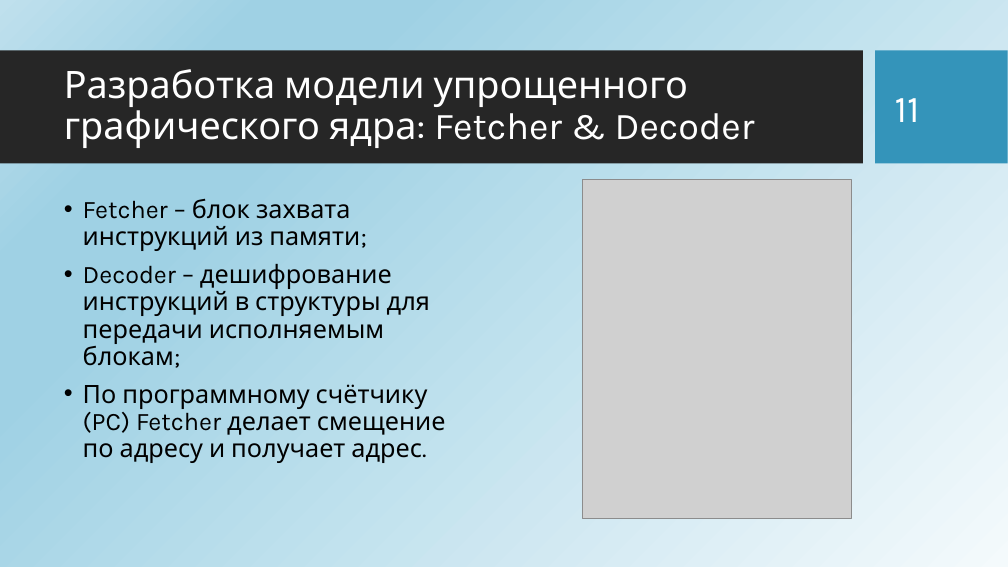
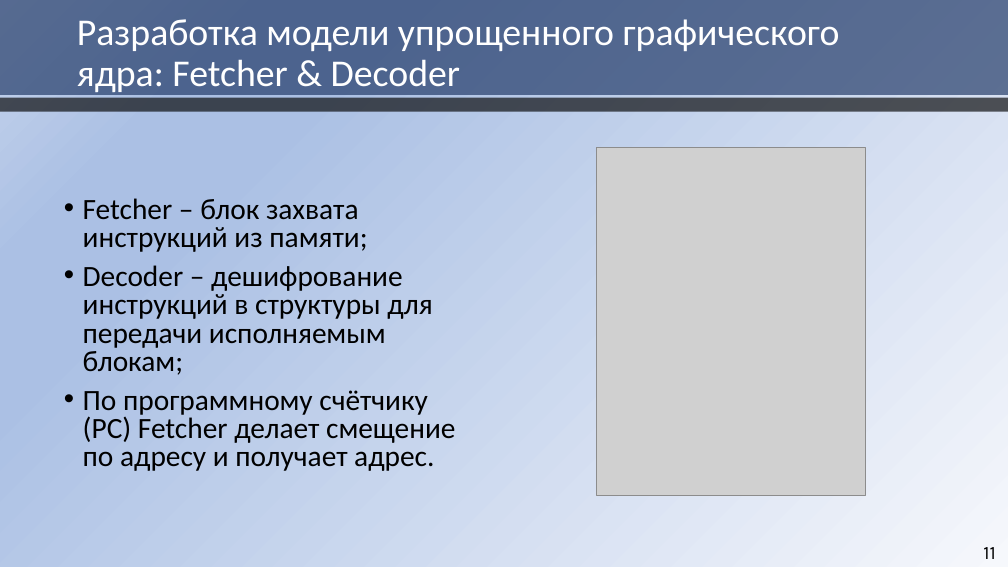
Before and after one commit to HaMeNopeDiot/hardware_gpu, a slide deck: slide 11 of docs/starukhin_dissertation/magister_pres.pptx. Drawn at 1008x567 pixels with LibreOffice and Linux fonts; fonts in the diff are those of the drawing; grey boxes stand for pictures; background and template pictures are left out. Boxes give left, top, right and bottom in pixels: in the first picture for what was removed or moved away, otherwise in the second. Text is boxed around its words. In the diff, an @@ line names an element or a change of style, - is before the commit and + after.

```diff
--- a/docs/starukhin_dissertation/magister_pres.pptx
+++ b/docs/starukhin_dissertation/magister_pres.pptx
@@ background picture (left out) to gradient #F6F8FC to #ABC0E4 to #C7D5ED @@
@@ rectangle added at [0, 0, 1008, 95], fill #1A3260 at 65% opacity @@
@@ title "Разработка модели упрощенного графического ядра: ...": place and size @@
-title "Разработка модели упрощенного графического ядра: ..." at [64, 69, 755, 148]
+title "Разработка модели упрощенного графического ядра: ..." at [77, 19, 840, 96]
@@ title "Разработка модели упрощенного графического ядра: ..." at [77, 19, 840, 96]: font Karla to Calibri @@
@@ rectangle removed at [0, 51, 863, 164] @@
@@ rectangle removed at [876, 51, 1008, 164] @@
@@ rectangle added at [0, 98, 1008, 111], fill #000000 at 65% opacity @@
@@ picture: place and size @@
-picture at [583, 179, 851, 519]
+picture at [597, 147, 865, 495]
@@ text "Fetcher – блок захвата инструкций ..." at [83, 198, 455, 471]: size 24 to 28 pt, font Karla to Calibri; line spacing 0.9 to 0.8 @@
@@ page number: place and size @@
-page number at [895, 98, 920, 122]
+page number at [983, 547, 995, 559]
@@ page number at [983, 547, 995, 559]: size 36 to 18 pt, text colour #FFFFFF to #000000; alignment left to right @@
```
Also in this commit, not shown: 14 other slides changed, 2 other files.
